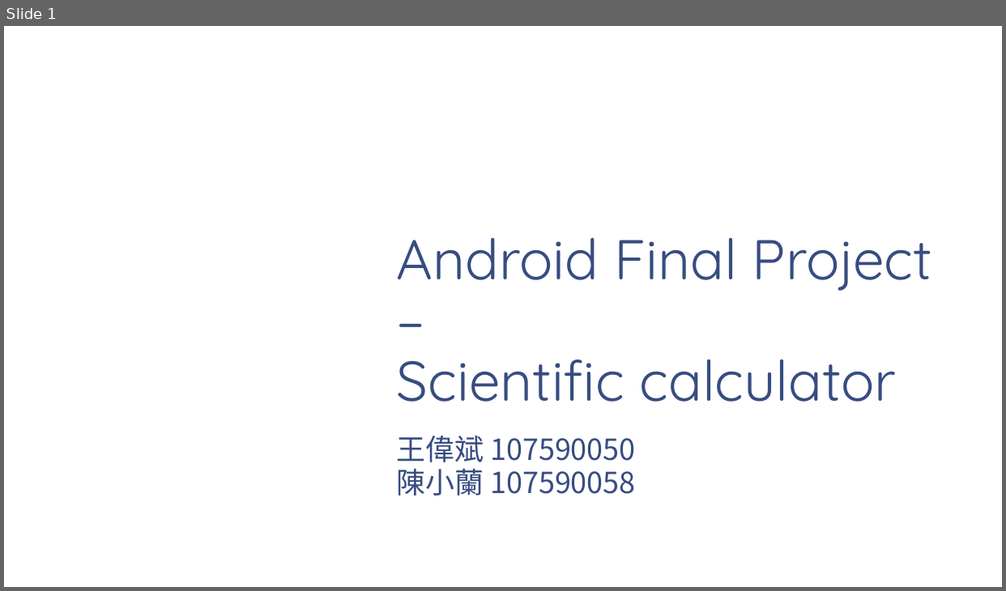
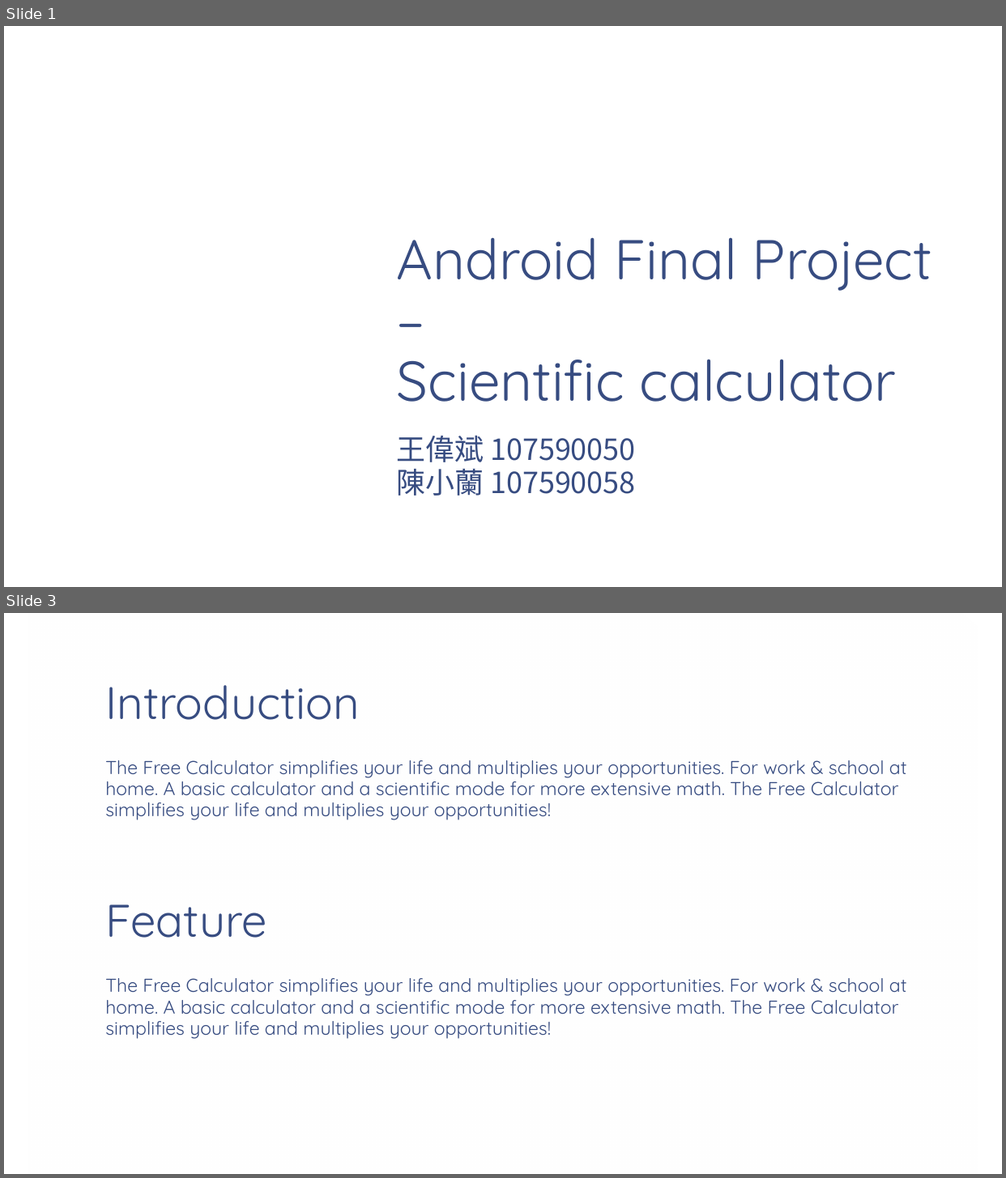
Before and after one commit to HengWeiBin/AndoridProject2020, a slide deck: Android Final Project.pptx. Shown one above the other, each under a label of ours: slide 1 before the commit, slides 1 and 3 after it; the slides between them are not shown. The pictures are 1006x591 and 1006x1178 pixels, drawn with LibreOffice and Linux fonts; fonts in the diff are those of the drawing; background and template pictures are left out. Boxes give left, top, right and bottom in pixels: in the first picture for what was removed or moved away, otherwise in the second. Text is boxed around its words. In the diff, an @@ line names an element or a change of style, - is before the commit and + after.

Commit message:
Update : done basic layout ppt updated

```diff
--- a/Android Final Project.pptx
+++ b/Android Final Project.pptx
@@ slide 3 added at [4, 613, 1002, 1174], background picture (left out) @@
@@ rectangle added at [28, 613, 977, 1174], fill gradient #FFFFFF @@
@@ title added at [105, 685, 359, 720], 44 pt, text #374C81 @@
+Introduction
@@ text added at [105, 760, 907, 820], 18 pt, text #374C81 @@
+The Free Calculator simplifies your life and multiplies your opportunities. For work & school at home. A basic calculator and a scientific mode for more extensive math. The Free Calculator simplifies your life and multiplies your opportunities!
@@ text added at [105, 905, 267, 938], 44 pt, text #374C81 @@
+Feature
@@ text added at [105, 978, 907, 1039], 18 pt, text #374C81 @@
+The Free Calculator simplifies your life and multiplies your opportunities. For work & school at home. A basic calculator and a scientific mode for more extensive math. The Free Calculator simplifies your life and multiplies your opportunities!
```
Also in this commit, not shown: 2 slides changed, 1 other slide added, 3 slides removed, 7 other files.
